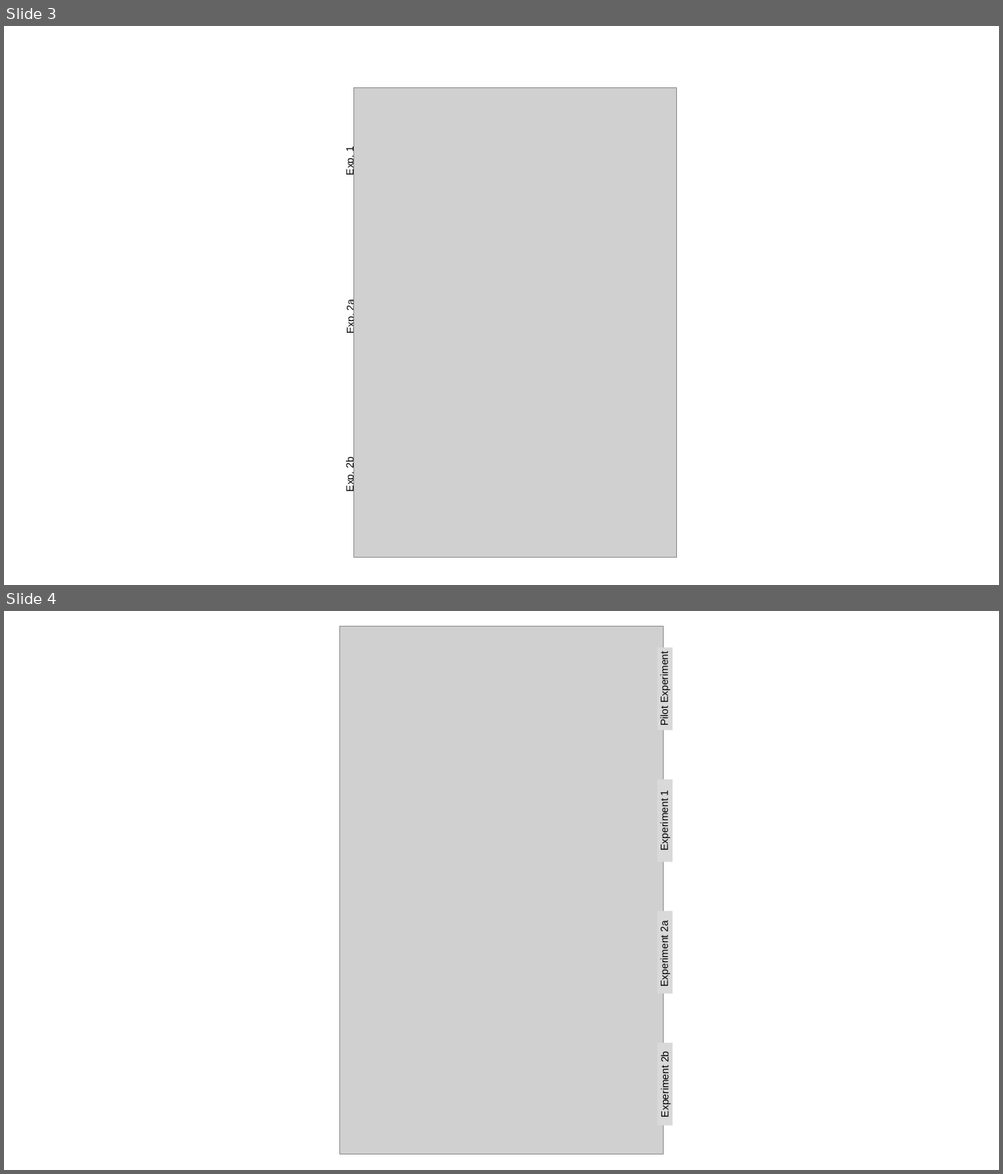
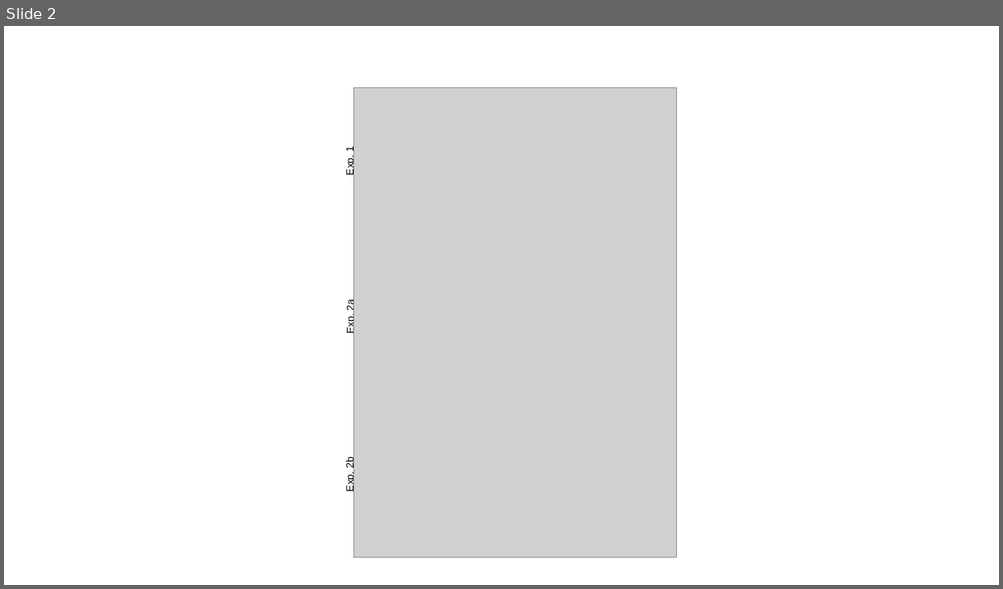
Before and after one commit to JAQuent/schemaVR, a slide deck: paper/figures/paper/add_side_label.pptx. Shown one above the other, each under a label of ours: slides 3 and 4 before the commit, slide 2 after it. The pictures are 1003x1174 and 1003x589 pixels, drawn with LibreOffice and Linux fonts; fonts in the diff are those of the drawing; grey boxes stand for pictures. Boxes give left, top, right and bottom in pixels: in the first picture for what was removed or moved away, otherwise in the second. Text is boxed around its words. In the diff, an @@ line names an element or a change of style, - is before the commit and + after.

```diff
--- a/paper/figures/paper/add_side_label.pptx
+++ b/paper/figures/paper/add_side_label.pptx
@@ slide 4 removed at (4, 611, 999, 1170), background #FFFFFF @@
@@ picture removed at (340, 627, 663, 1155) @@
@@ rectangle removed at (657, 647, 672, 730) @@
@@ text removed at (658, 656, 670, 725) @@
-Pilot Experiment
@@ rectangle removed at (657, 780, 672, 863) @@
@@ text removed at (658, 791, 670, 850) @@
-Experiment 1
@@ rectangle removed at (657, 911, 672, 994) @@
@@ text removed at (658, 922, 670, 986) @@
-Experiment 2a
@@ rectangle removed at (657, 1043, 672, 1126) @@
@@ text removed at (659, 1052, 671, 1117) @@
-Experiment 2b
@@ what was slide 3 is now slide 2 @@
```
Also in this commit, not shown: 1 slide changed, 4 other slides removed, 16 other files.
